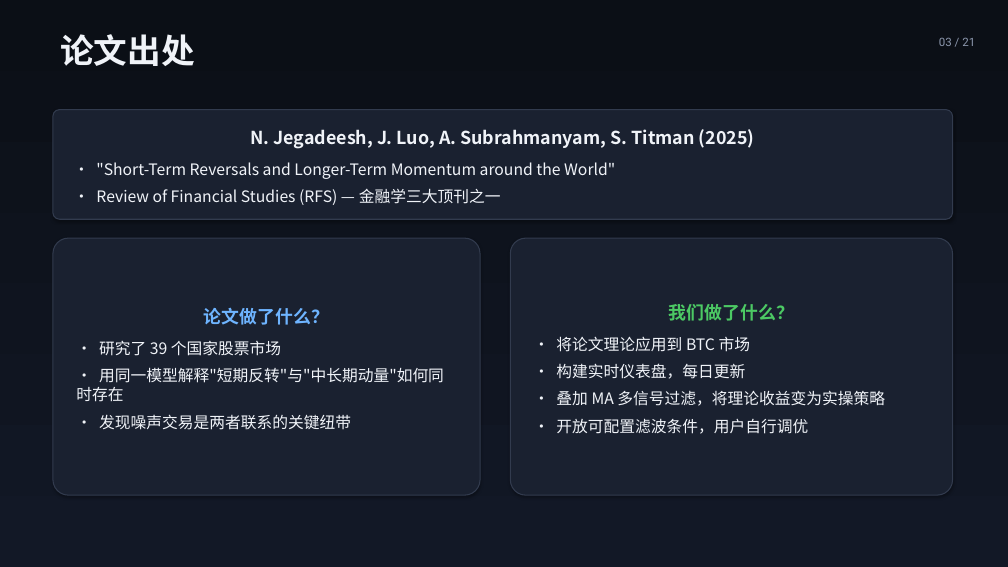
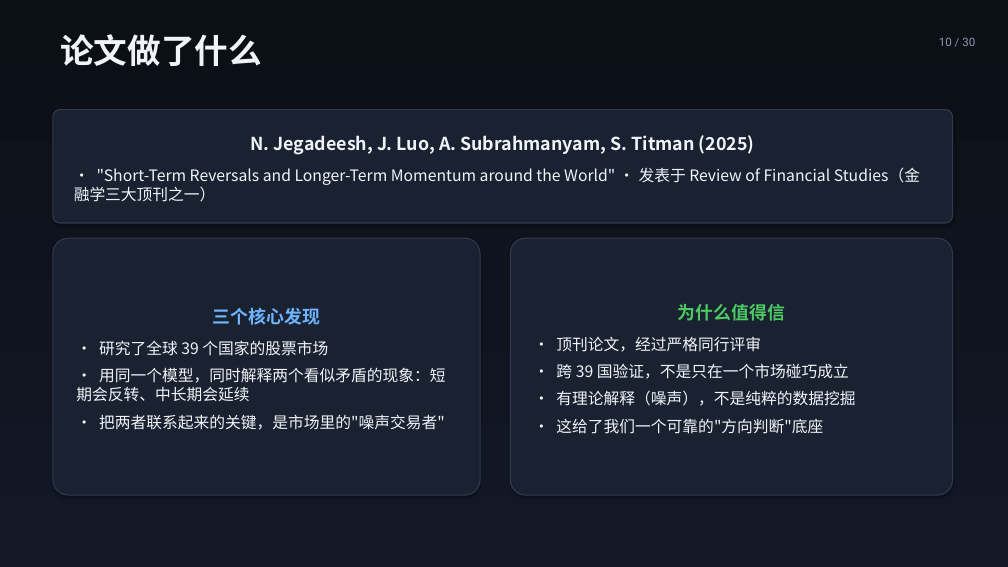
Before and after one commit to hhysteric/btc-momentum-pro, a slide deck: slide 10 of BTC_Momentum_演示.pptx (slide 3 before the commit). Drawn at 1008x567 pixels with LibreOffice and Linux fonts; fonts in the diff are those of the drawing. Boxes give left, top, right and bottom in pixels: in the first picture for what was removed or moved away, otherwise in the second. Text is boxed around its words. In the diff, an @@ line names an element or a change of style, - is before the commit and + after.

```diff
--- a/BTC_Momentum_演示.pptx
+++ b/BTC_Momentum_演示.pptx
@@ text at [60, 34, 262, 66]: text changed @@
-论文出处
+论文做了什么
@@ text at [939, 37, 975, 46]: text changed @@
-03 / 21
+10 / 30
@@ rounded rectangle "N. Jegadeesh, J. Luo, A. ...": place and size @@
-rounded rectangle "N. Jegadeesh, J. Luo, A. ..." at [53, 110, 953, 219]
+rounded rectangle "N. Jegadeesh, J. Luo, A. ..." at [53, 110, 953, 223]
@@ text in rounded rectangle at [74, 167, 920, 202]: text changed @@
-• "Short-Term Reversals and Longer-Term Momentum around the World"
-• Review of Financial Studies (RFS) — 金融学三大顶刊之一
+• "Short-Term Reversals and Longer-Term Momentum around the World" · 发表于 Review of Financial Studies（金融学三大顶刊之一）
@@ text in rounded rectangle at [76, 308, 445, 430]: text changed @@
-论文做了什么？
-• 研究了 39 个国家股票市场
-• 用同一模型解释"短期反转"与"中长期动量"如何同时存在
-• 发现噪声交易是两者联系的关键纽带
+三个核心发现
+• 研究了全球 39 个国家的股票市场
+• 用同一个模型，同时解释两个看似矛盾的现象：短期会反转、中长期会延续
+• 把两者联系起来的关键，是市场里的"噪声交易者"
@@ text in rounded rectangle at [556, 304, 855, 406]: text changed @@
-我们做了什么？
-• 将论文理论应用到 BTC 市场
-• 构建实时仪表盘，每日更新
-• 叠加 MA 多信号过滤，将理论收益变为实操策略
-• 开放可配置滤波条件，用户自行调优
+为什么值得信
+• 顶刊论文，经过严格同行评审
+• 跨 39 国验证，不是只在一个市场碰巧成立
+• 有理论解释（噪声），不是纯粹的数据挖掘
+• 这给了我们一个可靠的"方向判断"底座
```
Also in this commit, not shown: 13 other slides changed, 15 slides added, 6 slides removed, 2 other files.
